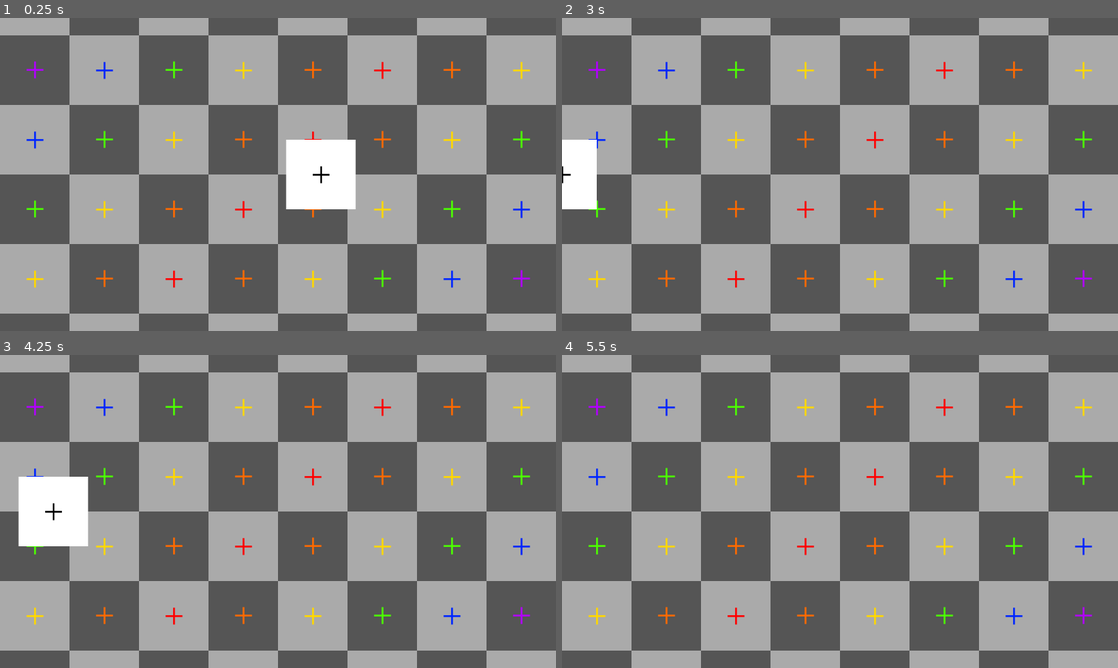
Above: before the commit, frames 1-4 (two rows, left to right).
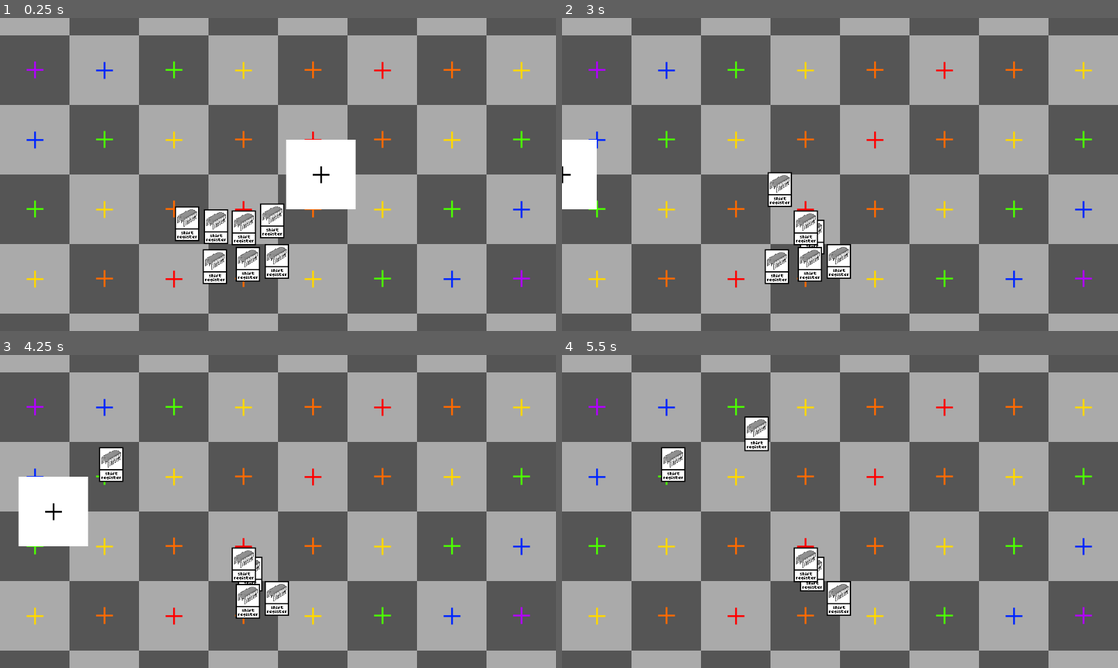
Above: after the commit, the same moments.

Repository: NobleMetalLabs/the-genesis-gambit
Game: Godot game, scene res://scn/tests/test.tscn
The game is run twice, just before and just after one commit, with the same random seed, the same clock (stepped at 60 frames per second) and the same inputs.
Inputs (mouse positions are in pixels of both pictures, inside the frame that each line leads up to):
- Up to frame 1 (0.25 s): no input
- Up to frame 2 (3 s): tap Enter at 0.5 s; drag from (751, 224) to (840, 262) at 0.52 s; drag from (778, 227) to (812, 237) at 1.27 s; tap Space at 2 s; move the mouse to (806, 227) at 2.02 s; tap Ctrl at 2.1 s; click (806, 227) at 2.17 s; drag from (834, 221) to (673, 127) at 2.77 s
- Up to frame 3 (4.25 s): drag from (216, 602) to (111, 464) at 3.52 s
- Up to frame 4 (5.5 s): drag from (812, 602) to (756, 433) at 4.27 s; move the mouse to (840, 599) at 5.02 s; hold Shift from 5.03 s (still down); click (840, 599) at 5.17 s

The runs differ from the first frame. In frame 1, 3.2% of the frame differs, in the area x 31-52%, y 59-86%; in frame 2, 2.4%; in frame 3, 2.0%; in frame 4, 2.1%.
Error after the commit: Invalid access to property or key 'image' on a base object of type 'Nil'. (res://src/CardInstance.gd:21)

Commit message:
Create partial tests for GamefieldManager

Diff:
--- a/project.godot
+++ b/project.godot
@@ -18,7 +18,7 @@
 
 [debug]
 
-gdscript/warnings/untyped_declaration=2
+gdscript/warnings/untyped_declaration=1
 gdscript/warnings/integer_division=0
 
 [display]
--- a/scn/objects/CardInstance.tscn
+++ b/scn/objects/CardInstance.tscn
@@ -1,32 +1,13 @@
-[gd_scene load_steps=8 format=3 uid="uid://bgo4xe15kjkfd"]
+[gd_scene load_steps=4 format=3 uid="uid://bgo4xe15kjkfd"]
 
 [ext_resource type="Script" path="res://src/CardInstance.gd" id="2_jxcke"]
 [ext_resource type="Texture2D" uid="uid://mxqovcc74tr" path="res://ast/image/cards/fgs/test-chip.png" id="2_ssmkd"]
-[ext_resource type="Script" path="res://lib/CardLogic.gd" id="2_u4hep"]
-[ext_resource type="Script" path="res://lib/CardMetadata.gd" id="3_3x30a"]
-
-[sub_resource type="Resource" id="Resource_jh1lx"]
-script = ExtResource("2_u4hep")
-event_handlers = {}
-
-[sub_resource type="Resource" id="Resource_xw6fm"]
-script = ExtResource("3_3x30a")
-id = 0
-name = ""
-description = ""
-rarity = ""
-cost = 0
-hp = 0
-power = 0
-defense = 0
-logic = SubResource("Resource_jh1lx")
 
 [sub_resource type="RectangleShape2D" id="RectangleShape2D_3m57w"]
 size = Vector2(42, 60)
 
 [node name="Card" type="Node2D"]
 script = ExtResource("2_jxcke")
-data = SubResource("Resource_xw6fm")
 
 [node name="Sprite2D" type="Sprite2D" parent="."]
 texture = ExtResource("2_ssmkd")
--- a/src/CardInstance.gd
+++ b/src/CardInstance.gd
@@ -1,7 +1,7 @@
 class_name CardInstance
 extends Node
 
-@export var data : CardMetadata
+@export var metadata : CardMetadata
 
 @onready var area : Area2D = $Area2D
 @onready var sprite : Sprite2D = $Sprite2D
@@ -18,7 +18,7 @@
 			get_viewport().set_input_as_handled()
 	)
 
-	sprite.texture = data.image
+	sprite.texture = metadata.image
 
 func _process(_delta : float) -> void:
 	if dragging:
--- a/src/GamefieldManager.gd
+++ b/src/GamefieldManager.gd
@@ -9,8 +9,8 @@
 func load_gamefield_state(_state: GamefieldState) -> void:
 	pass
 
-func place_card(_player : Player, _data : CardMetadata, position : Vector2) -> void:
+func place_card(_player : Player, _metadata : CardMetadata, position : Vector2) -> void:
 	var new_card : CardInstance = card_scn.instantiate()
-	new_card.data = _data
+	new_card.metadata = _metadata
 	new_card.position = position
 	get_parent().get_node("Cards").add_child(new_card, true)
--- a/tst/unit/test_GamefieldManager.gd
+++ b/tst/unit/test_GamefieldManager.gd
@@ -4,32 +4,54 @@
 	extends GutTest
 
 	var gamefield_scn_res : PackedScene = preload("res://scn/Gamefield.tscn")
-	var gamefield : Node2D = null
+	var gamefield_manager : GamefieldManager = null
 
 	func before_each() -> void:
-		gamefield = gamefield_scn_res.instantiate()
+		var gamefield : Node2D = gamefield_scn_res.instantiate()
+		gamefield_manager = gamefield.get_node("GamefieldManager")
 		self.add_child(gamefield)
 
 	func after_each() -> void:
-		gamefield.free()
+		gamefield_manager.get_parent().free()
 
-	func test_export_empty() -> void:
-		pass
+	# func test_export_empty() -> void:
+	# 	pass
 
 class TestGamefieldCardManipulation:
 	extends GutTest
 
+	var gamefield_scn_res : PackedScene = preload("res://scn/Gamefield.tscn")
+	var gamefield_manager : GamefieldManager = null
+	var cards_holder : Node2D = null
+
+	func before_each() -> void:
+		var gamefield : Node2D = gamefield_scn_res.instantiate()
+		gamefield_manager = gamefield.get_node("GamefieldManager")
+		cards_holder = gamefield.get_node("Cards")
+		self.add_child(gamefield)
+
+	func after_each() -> void:
+		gamefield_manager.get_parent().free()
+
 	func test_place_card() -> void:
-		pass
+		var test_metadata : CardMetadata = CardMetadata.new()
+		test_metadata.name = "TestCard"
+		test_metadata.id = 1
+
+		gamefield_manager.place_card(null, test_metadata, Vector2(0, 0))
+		assert_eq(cards_holder.get_child_count(), 1)
+		var got_meta : CardMetadata = cards_holder.get_child(0).metadata
+		assert_eq(got_meta.name, test_metadata.name)
+		assert_eq(got_meta.id, test_metadata.id)
 
 class TestGamefieldEventProcessing:
 	extends GutTest
 
-	func test_process_event_single() -> void:
-		pass
+	# func test_process_event_single() -> void:
+	# 	pass
 
-	func test_process_event_multiple() -> void:
-		pass
+	# func test_process_event_multiple() -> void:
+	# 	pass
 
-	func test_process_event_frozen() -> void:
-		pass
+	# func test_process_event_frozen() -> void:
+	# 	pass
